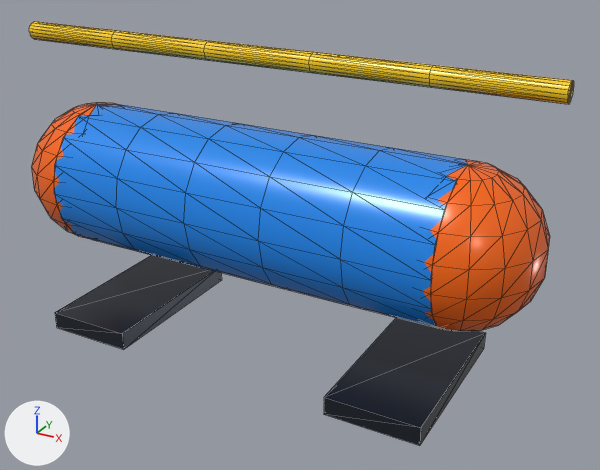
What one commit did to the glTF model assets/models/props/inflatable_barrier.glb.
One viewpoint serves both versions: a camera (50 mm lens) standing at (1.72, -2.81, 1.95) and looking at (0.16, 0.03, 0.54). Every picture has the same lights, and +X, +Y and +Z are marked at lower left. The older version comes first. Mesh edges are drawn as thin lines. Where no turn or scale is listed for an object, it has been applied to the vertices. Vertices at exactly the same position are counted once.

The first picture shows 'AirChamber', 'BasePadL', 'BasePadR', 'EndCapL', 'EndCapR', 'SeamWelt'.
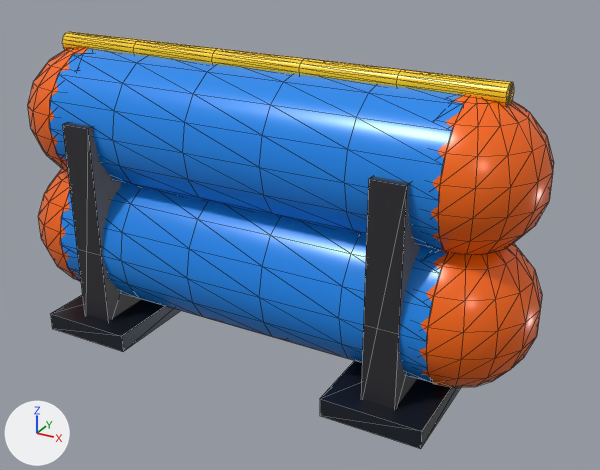
Pixel boxes [x1, y1, x2, y2] of what changed, in the pictures (600 x 470 px):
'AirChamber', moved: before [54, 104, 473, 330]; after [60, 184, 446, 383]
'AirChamberUpper', added (blue): after [49, 48, 464, 252]
'EndCapR', moved: before [422, 160, 550, 331]; after [419, 243, 542, 388]
'EndCapUpperR', added (orange): after [430, 95, 554, 255]
'SeamWelt', rescaled (17% narrower, 10% shorter): before [29, 22, 574, 104]; after [62, 32, 514, 106]
'BasePadR', rescaled: before [324, 318, 485, 445]; after [320, 360, 461, 449]
'_MeshInstance3D_88', added: after [361, 176, 421, 409]
'BasePadL', rescaled: before [55, 255, 222, 349]; after [50, 295, 181, 352]
'StrapL', added: after [62, 122, 141, 321]
'EndCapL', moved: before [31, 103, 118, 238]; after [38, 169, 79, 281]
'EndCapUpperL', added (orange): after [27, 48, 88, 171]

Edits to the bpy script that builds the scene:
```text
Add mat_hazard_black:
    mat_hazard_black = principled_material('hazard_black')
    mat_hazard_black.base_color = (0.0272, 0.0272, 0.0331)  # dark grey #2e2e33
    mat_hazard_black.roughness = 0.45
Change me_mesh_3:
    used by ob_seamwelt; location = (0.0, 0.0, 1.28)
    remove me_mesh_3.from_pydata(...)  # 98 vertices, 192 faces; spans x -1.2..1.2, y -0.04..0.04, z -0.04..0.04
    add me_mesh_3.from_pydata(...)  # 98 vertices, 192 faces; spans x -1.0..1.0, y -0.05..0.05, z -0.05..0.05
    me_mesh_3 part 1: the whole mesh is scaled about its middle by (0.833, 1.13, 1.13)
Change me_mesh_4:
    used by ob_basepadl; location = (-0.7, 0.0, 0.04)
    remove me_mesh_4.from_pydata(...)  # 8 vertices, 12 faces; spans x -0.2..0.2, y -0.39..0.39, z -0.04..0.04
    add me_mesh_4.from_pydata(...)  # 8 vertices, 12 faces; spans x -0.21..0.21, y -0.406..0.406, z -0.04..0.04
    me_mesh_4 part 2: the whole mesh is scaled about its middle by (1.05, 1.04, 1)
Change me_mesh_5:
    used by ob_basepadr; location = (0.7, 0.0, 0.04)
    remove me_mesh_5.from_pydata(...)  # 8 vertices, 12 faces; spans x -0.2..0.2, y -0.39..0.39, z -0.04..0.04
    add me_mesh_5.from_pydata(...)  # 8 vertices, 12 faces; spans x -0.21..0.21, y -0.406..0.406, z -0.04..0.04
    me_mesh_5 part 3: the whole mesh is scaled about its middle by (1.05, 1.04, 1)
Add me_mesh_7:
    me_mesh_7.from_pydata(...)  # a box spanning x -0.07..0.07, y -0.332..0.332, z -0.471..0.471
    me_mesh_7.materials.append(mat_hazard_black)  # dark grey #2e2e33
Add me_mesh_5_1:
    me_mesh_5_1.from_pydata(...)  # a UV sphere (16 segments, 9 rings, poles along z) spanning x -0.301..0.301, y -0.301..0.301, z -0.306..0.306
    me_mesh_5_1.materials.append(mat_vinyl_accent)  # orange #ff6b0d
Add me_mesh_3_1:
    me_mesh_3_1.from_pydata(...)  # 98 vertices, 192 faces; spans x -0.88..0.88, y -0.31..0.31, z -0.31..0.31
    me_mesh_3_1.materials.append(mat_vinyl)  # blue #1f8cf2
Change ob_airchamber:
    ob_airchamber.location: (0.0, 0.0, 0.65) -> (0.0, 0.0, 0.405)
Change ob_endcapl:
    ob_endcapl.location: (-0.875, 0.0, 0.65) -> (-0.875, 0.0, 0.405)
Change ob_endcapr:
    ob_endcapr.location: (0.875, 0.0, 0.65) -> (0.875, 0.0, 0.405)
Change ob_seamwelt:
    ob_seamwelt.location: (0.0, 0.0, 1.28) -> (0.0, 0.0, 1.247)
Add ob_meshinstance3d_88:
    ob_meshinstance3d_88 = bpy.data.objects.new('_MeshInstance3D_88', me_mesh_7)
    ob_meshinstance3d_88.location = (0.7, 0.0, 0.511)
Add ob_strapl:
    ob_strapl = bpy.data.objects.new('StrapL', me_mesh_7.copy())
    ob_strapl.location = (-0.7, 0.0, 0.511)
Add ob_endcapupperr:
    ob_endcapupperr = bpy.data.objects.new('EndCapUpperR', me_mesh_5_1)
    ob_endcapupperr.location = (0.875, 0.0, 0.941)
Add ob_endcapupperl:
    ob_endcapupperl = bpy.data.objects.new('EndCapUpperL', me_mesh_5_1.copy())
    ob_endcapupperl.location = (-0.875, 0.0, 0.941)
Add ob_airchamberupper:
    ob_airchamberupper = bpy.data.objects.new('AirChamberUpper', me_mesh_3_1)
    ob_airchamberupper.location = (0.0, 0.0, 0.941)
```
